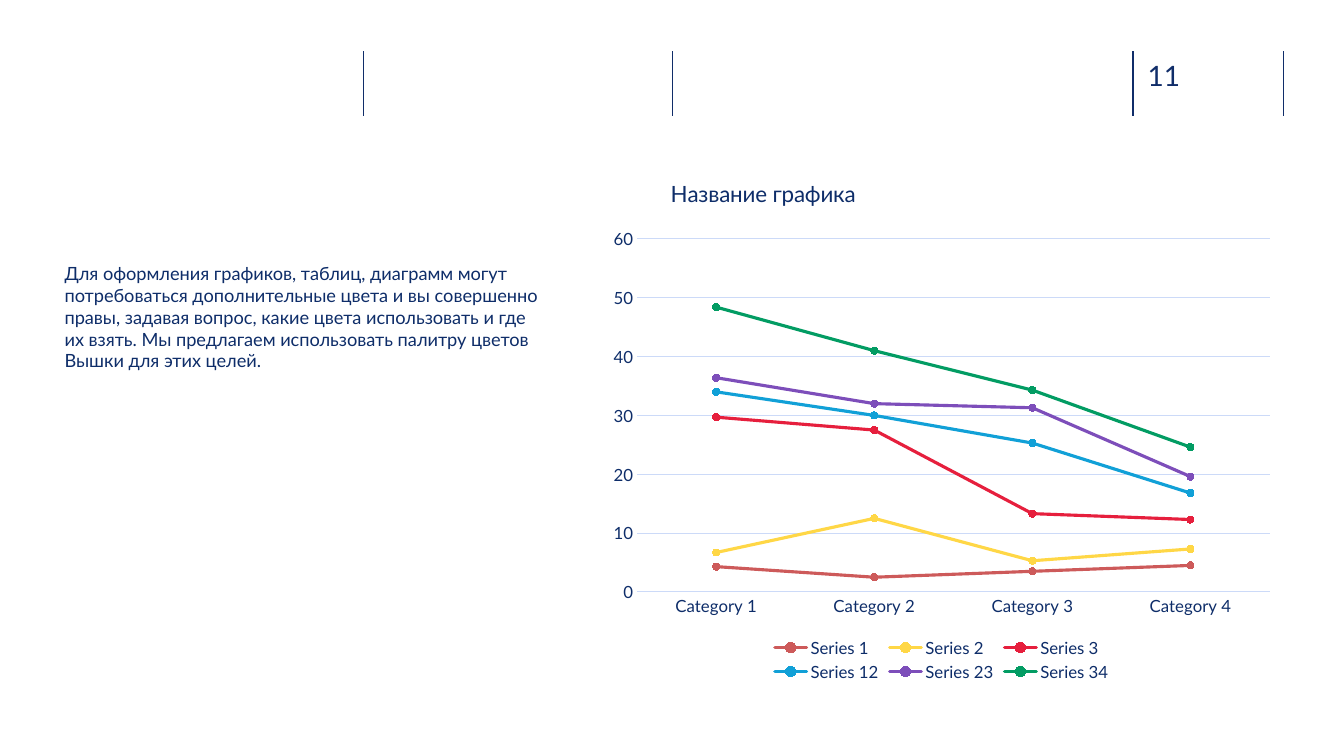
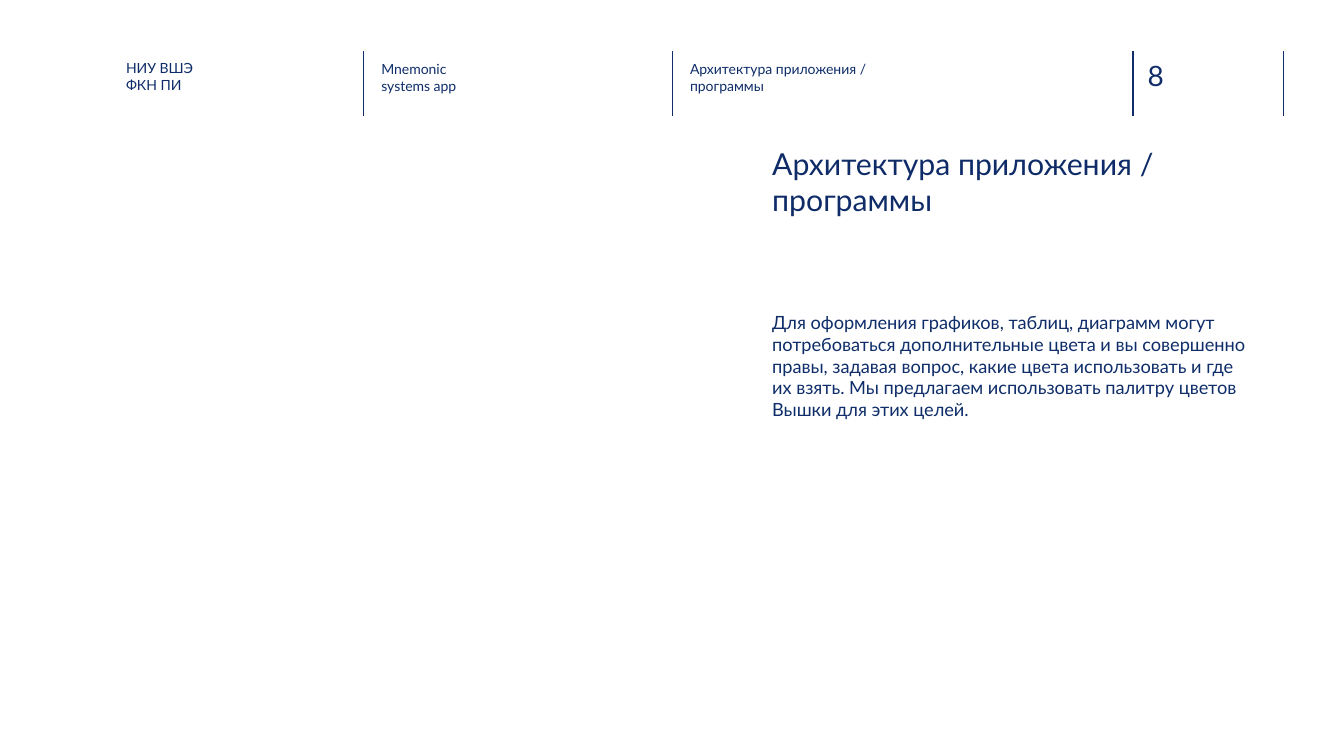
Before and after one commit to NikPeg/mnemonic_systems_app, a slide deck: slide 8 of Итоговые документы/presentation.pptx (slide 11 before the commit). Drawn at 1344x756 pixels with LibreOffice and Linux fonts; fonts in the diff are those of the drawing; background and template pictures are left out. Boxes give left, top, right and bottom in pixels: in the first picture for what was removed or moved away, otherwise in the second. Text is boxed around its words. In the diff, an @@ line names an element or a change of style, - is before the commit and + after.

```diff
--- a/Итоговые документы/presentation.pptx
+++ b/Итоговые документы/presentation.pptx
@@ text added at box(126, 63, 193, 90), 10 pt, text #0F2C68 @@
+НИУ ВШЭ
+ФКН ПИ
@@ text added at box(381, 64, 457, 94), 10 pt, text #0E2D69 @@
+Mnemonic
+systems app
@@ text added at box(690, 64, 856, 94), 10 pt, text #0E2D69 @@
+Архитектура приложения / программы
@@ page number at box(1148, 65, 1164, 87): text changed @@
-11
+8
@@ line stacked chart removed at box(600, 163, 1284, 687) @@
-title "Название графика"
-categories: Category 1, Category 2, Category 3, Category 4
-Series 1: 4, 2, 4, 4
-Series 2: 2, 10, 2, 3
-Series 3: 23, 15, 8, 5
-Series 12: 4, 2, 12, 4
-Series 23: 2, 2, 6, 3
-Series 34: 12, 9, 3, 5
@@ title added at box(772, 153, 1132, 217), 21.6 pt, text #0F2C68 @@
+Архитектура приложения / программы
@@ text "Для оформления графиков, таблиц, диаграмм ...": place and size @@
-text "Для оформления графиков, таблиц, диаграмм ..." at box(65, 267, 538, 371)
+text "Для оформления графиков, таблиц, диаграмм ..." at box(772, 316, 1245, 419)
```
Also in this commit, not shown: 2 other slides changed, 5 slides added, 6 slides removed.
